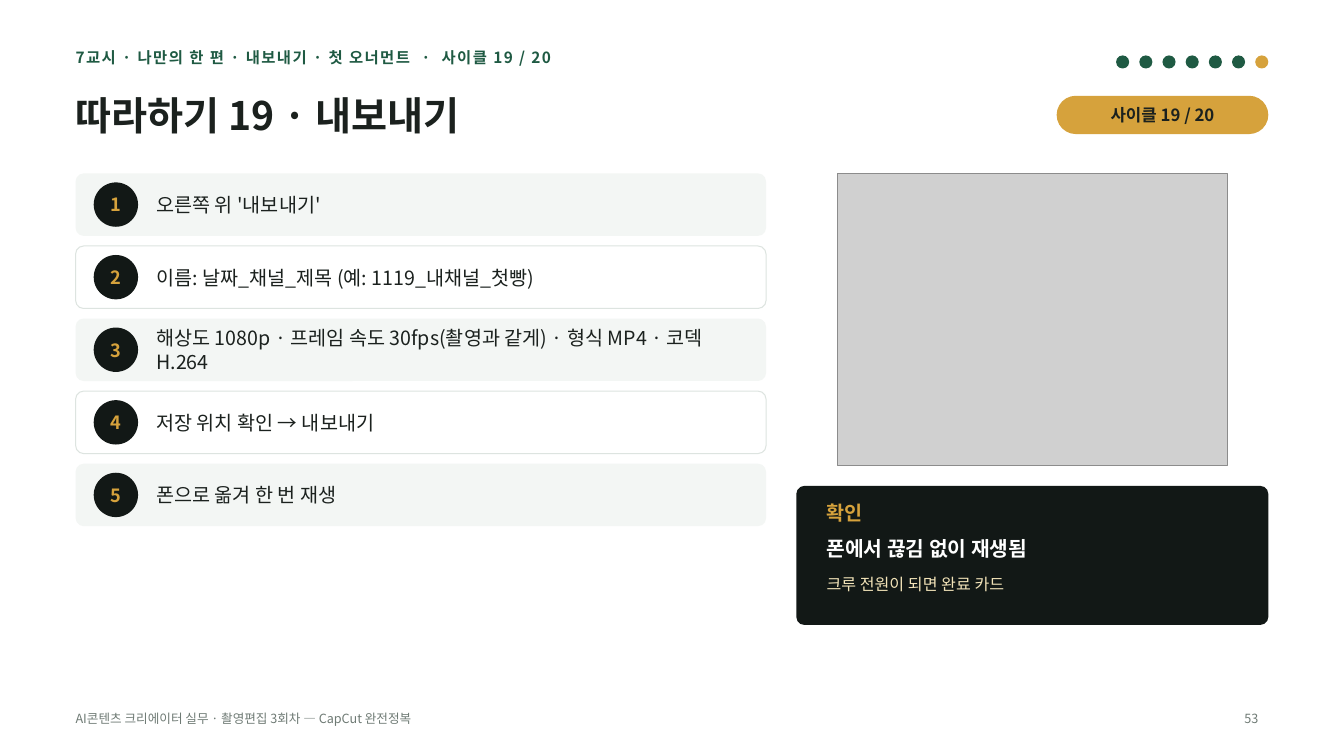
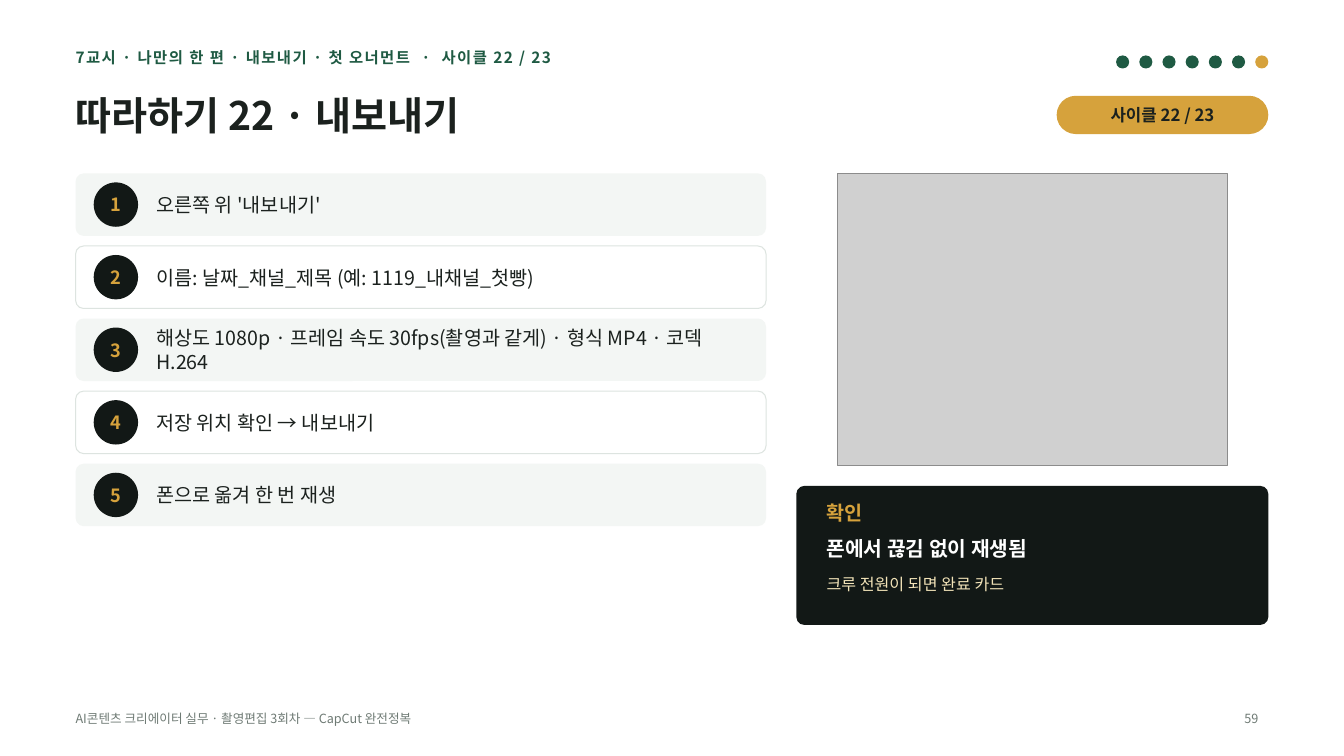
Before and after one commit to yujida/MARUBIT, a slide deck: slide 59 of lectures/03/3회차_CapCut완전정복_슬라이드.pptx (slide 53 before the commit). Drawn at 1344x756 pixels with LibreOffice and Linux fonts; fonts in the diff are those of the drawing; grey boxes stand for pictures. Boxes give left, top, right and bottom in pixels: in the first picture for what was removed or moved away, otherwise in the second. Text is boxed around its words. In the diff, an @@ line names an element or a change of style, - is before the commit and + after.

```diff
--- a/lectures/03/3회차_CapCut완전정복_슬라이드.pptx
+++ b/lectures/03/3회차_CapCut완전정복_슬라이드.pptx
@@ text at (76,50,551,65): text changed @@
-7교시 · 나만의 한 편 · 내보내기 · 첫 오너먼트 · 사이클 19 / 20
+7교시 · 나만의 한 편 · 내보내기 · 첫 오너먼트 · 사이클 22 / 23
@@ title at (76,97,460,134): text changed @@
-따라하기 19 · 내보내기
+따라하기 22 · 내보내기
@@ text at (1111,107,1215,123): text changed @@
-사이클 19 / 20
+사이클 22 / 23
@@ page number at (1244,713,1258,723): text changed @@
-53
+59
```
Also in this commit, not shown: 26 other slides changed, 7 slides added, 1 slide removed, 2 other files.
